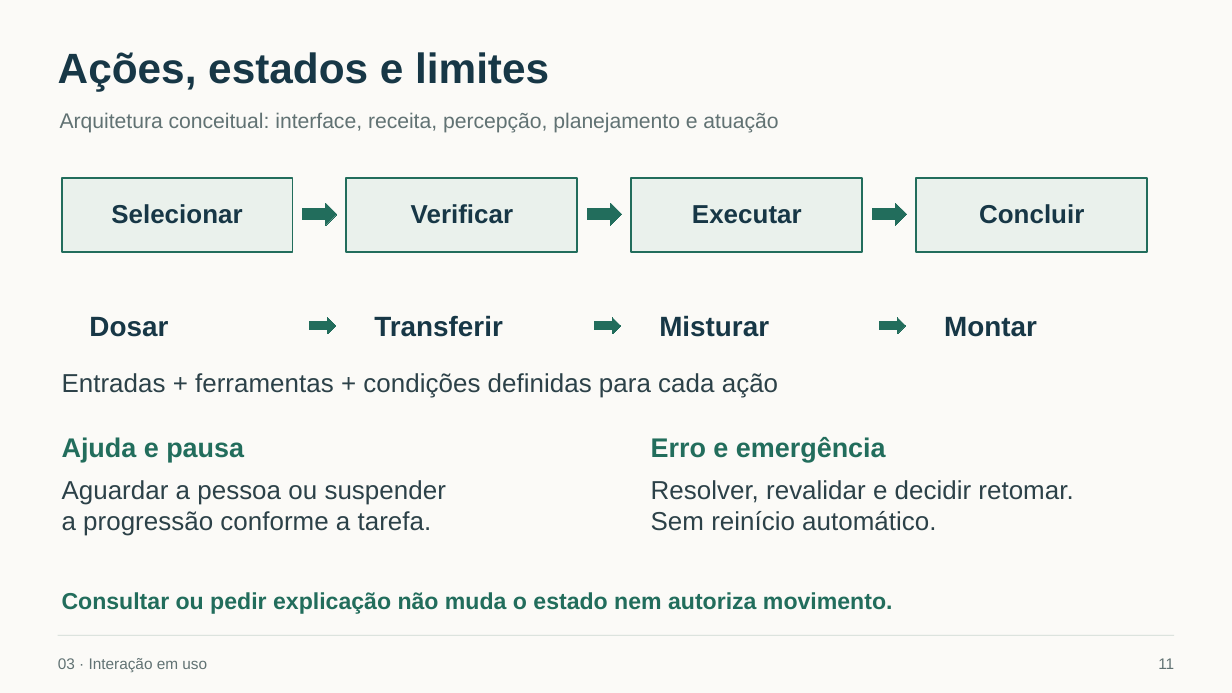
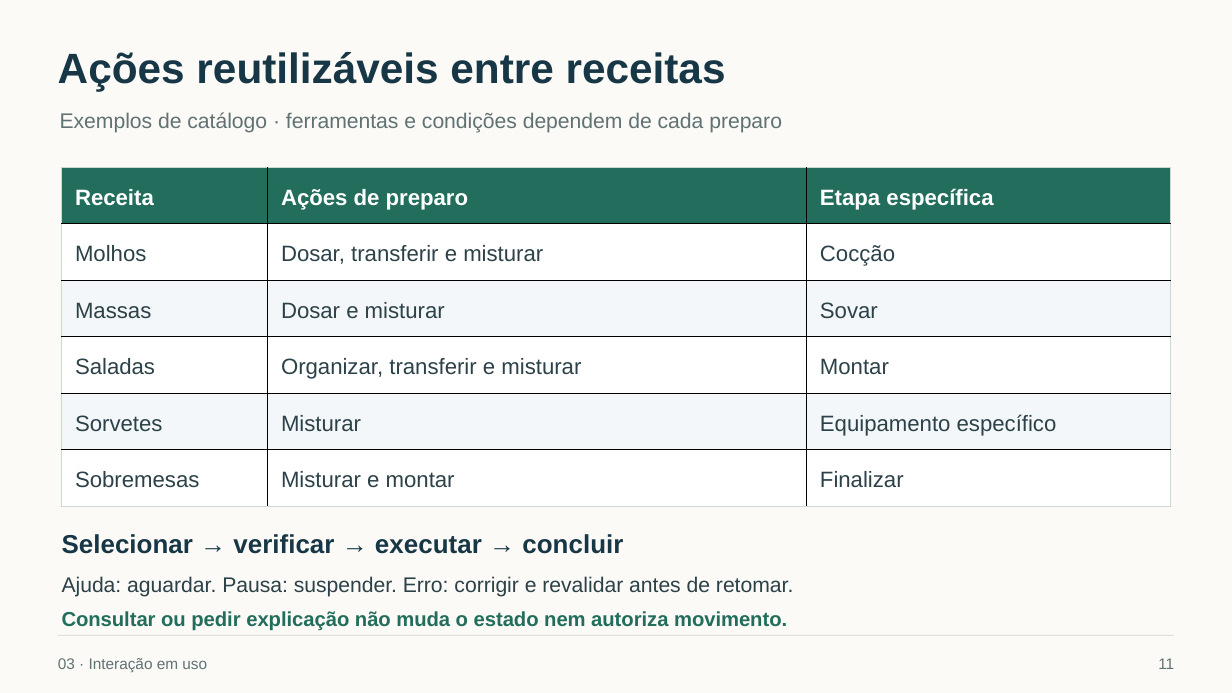
Before and after one commit to Toquinha443/chefbot-ihr, a slide deck: slide 11 of apresentacao/ChefBot_Apresentacao_Final.pptx. Drawn at 1232x693 pixels with LibreOffice and Linux fonts; fonts in the diff are those of the drawing. Boxes give left, top, right and bottom in pixels: in the first picture for what was removed or moved away, otherwise in the second. Text is boxed around its words. In the diff, an @@ line names an element or a change of style, - is before the commit and + after.

Commit message:
Atualiza personas e integra prancha tecnica e tabela de receitas

```diff
--- a/apresentacao/ChefBot_Apresentacao_Final.pptx
+++ b/apresentacao/ChefBot_Apresentacao_Final.pptx
@@ text at <box>58,52,726,91</box>: text changed @@
-Ações, estados e limites
+Ações reutilizáveis entre receitas
@@ text at <box>60,112,782,133</box>: text changed @@
-Arquitetura conceitual: interface, receita, percepção, planejamento e atuação
+Exemplos de catálogo · ferramentas e condições dependem de cada preparo
@@ rectangle removed at <box>62,178,293,252</box> @@
@@ table added at <box>62,167,1171,506</box>, 6 rows, 3 columns @@
+Receita | Ações de preparo | Etapa específica
+Molhos | Dosar, transferir e misturar | Cocção
+Massas | Dosar e misturar | Sovar
+Saladas | Organizar, transferir e misturar | Montar
+Sorvetes | Misturar | Equipamento específico
+Sobremesas | Misturar e montar | Finalizar
@@ rectangle removed at <box>347,178,578,252</box> @@
@@ rectangle removed at <box>631,178,862,252</box> @@
@@ rectangle removed at <box>917,178,1148,252</box> @@
@@ right arrow removed at <box>302,203,337,226</box> @@
@@ text removed at <box>411,204,514,224</box> @@
-Verificar
@@ right arrow removed at <box>587,203,622,226</box> @@
@@ text removed at <box>692,205,802,224</box> @@
-Executar
@@ right arrow removed at <box>872,203,908,226</box> @@
@@ text removed at <box>979,204,1084,224</box> @@
-Concluir
@@ text removed at <box>89,317,168,337</box> @@
-Dosar
@@ right arrow removed at <box>310,318,335,335</box> @@
@@ text removed at <box>374,315,502,337</box> @@
-Transferir
@@ right arrow removed at <box>595,318,621,335</box> @@
@@ text removed at <box>659,315,769,337</box> @@
-Misturar
@@ right arrow removed at <box>880,318,906,335</box> @@
@@ text removed at <box>944,317,1037,337</box> @@
-Montar
@@ text removed at <box>62,373,778,398</box> @@
-Entradas + ferramentas + condições definidas para cada ação
@@ text removed at <box>62,437,244,462</box> @@
-Ajuda e pausa
@@ text removed at <box>651,437,886,462</box> @@
-Erro e emergência
@@ text removed at <box>62,480,446,536</box> @@
-Aguardar a pessoa ou suspender
-a progressão conforme a tarefa.
@@ text removed at <box>651,480,1073,531</box> @@
-Resolver, revalidar e decidir retomar.
-Sem reinício automático.
@@ text at <box>62,534,623,554</box>: text changed @@
-Selecionar
+Selecionar → verificar → executar → concluir
@@ text added at <box>62,576,793,597</box>, 16.5 pt, text #2C4148 @@
+Ajuda: aguardar. Pausa: suspender. Erro: corrigir e revalidar antes de retomar.
@@ text "Consultar ou pedir explicação não ...": place and size @@
-text "Consultar ou pedir explicação não ..." at <box>62,592,892,614</box>
+text "Consultar ou pedir explicação não ..." at <box>62,611,787,631</box>
@@ text "Consultar ou pedir explicação não ..." at <box>62,611,787,631</box>: size 18 to 15.8 pt @@
```
Also in this commit, not shown: 3 other slides changed, 1 slide added, 1 slide removed, 9 other files.
